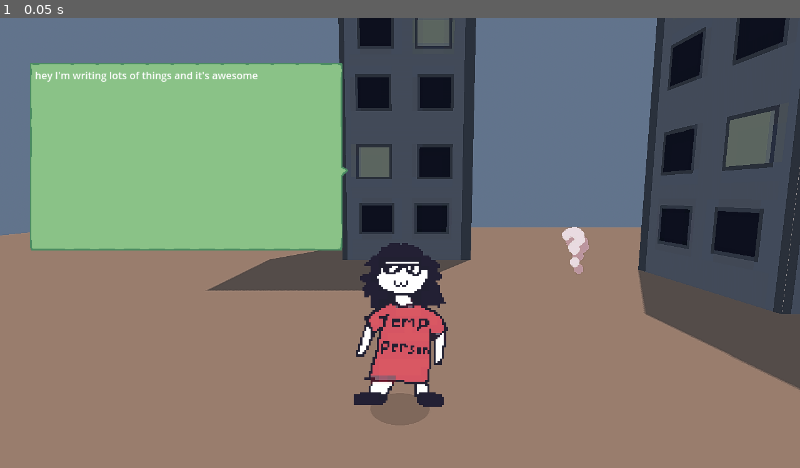
Above: before the commit, frame 1.
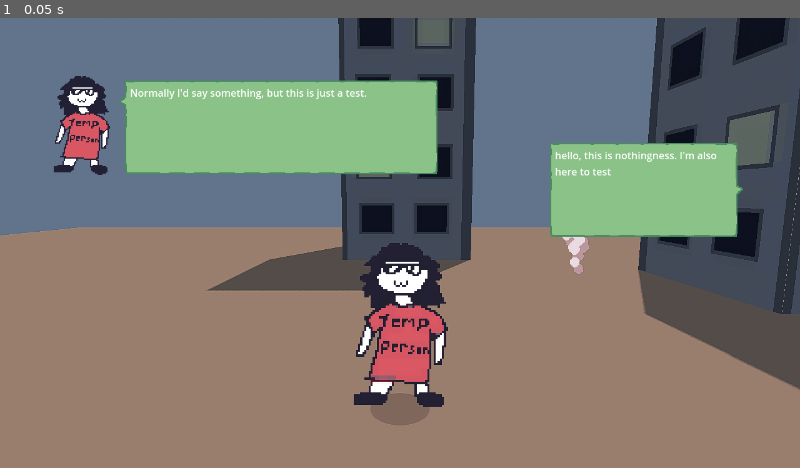
Above: after the commit, the same moment.

Repository: mothnog/RELAXING-LAKESIDE-ROBOTS
Game: Godot game, scene res://scenes/dialogue/textbox_playground.tscn
Two runs of this game, one before a commit and one after it. Both use one fixed random seed, a clock stepped at 60 frames per second and the inputs below. This scene is started directly instead of the project's main scene.
Inputs:
- Up to frame 1 (0.05 s): no input

The runs differ from the first frame. In frame 1, 19% of the frame differs, in the area x 3-93%, y 10-52%.

Commit message:
collectable basics & hiding objects under piles (other stuff too??)

Diff:
--- a/scenes/dialogue/dialogue.tscn
+++ b/autoload/dialogue.tscn
@@ -1,6 +1,6 @@
 [gd_scene load_steps=2 format=3 uid="uid://b5xt1sxtbbsqy"]
 
-[ext_resource type="Script" uid="uid://deoq6q1mqh4ud" path="res://scenes/dialogue/dialogue.gd" id="1_cpw6a"]
+[ext_resource type="Script" uid="uid://deoq6q1mqh4ud" path="res://autoload/dialogue.gd" id="1_cpw6a"]
 
 [node name="Dialogue" type="CanvasLayer"]
 script = ExtResource("1_cpw6a")
--- a/project.godot
+++ b/project.godot
@@ -17,7 +17,7 @@
 
 [autoload]
 
-Dialogue="*res://scenes/dialogue/dialogue.tscn"
+Dialogue="*res://autoload/dialogue.tscn"
 
 [display]
 
--- a/resources/dialogue/test.tres
+++ b/resources/dialogue/test.tres
@@ -1,29 +1,11 @@
-[gd_resource type="Resource" script_class="DialogueRes" load_steps=6 format=3 uid="uid://cb0cwmtar41d3"]
+[gd_resource type="Resource" script_class="DialogueRes" load_steps=5 format=3 uid="uid://cb0cwmtar41d3"]
 
 [ext_resource type="Script" uid="uid://ynudbsppuko4" path="res://scenes/dialogue/dialogue_resource.gd" id="1_twnql"]
 [ext_resource type="Script" uid="uid://cn4fkxsiwgk47" path="res://scenes/dialogue/textbox_resource.gd" id="2_p76qe"]
-[ext_resource type="Texture2D" uid="uid://7eh67uxe1srp" path="res://assets/tmp/temp_person1.png" id="3_p76qe"]
-
-[sub_resource type="Resource" id="Resource_twnql"]
-script = ExtResource("2_p76qe")
-continue_input = false
-text = "Normally I'd say something, but this is just a test."
-rect = Rect2(200, 100, 500, 150)
-portrait = ExtResource("3_p76qe")
-portrait_scale = 2.0
-portrait_offset = Vector2(-70, 75)
-metadata/_custom_type_script = "uid://cn4fkxsiwgk47"
-
-[sub_resource type="Resource" id="Resource_p76qe"]
-script = ExtResource("2_p76qe")
-continue_input = false
-text = "hello, this is nothingness. I'm also here to test"
-rect = Rect2(880, 200, 300, 150)
-portrait_scale = 1.0
-portrait_offset = Vector2(800, 75)
-metadata/_custom_type_script = "uid://cn4fkxsiwgk47"
+[ext_resource type="Resource" uid="uid://d1y6x1mgc2frk" path="res://resources/textbox/test1.tres" id="3_fm5xy"]
+[ext_resource type="Resource" uid="uid://bl8nlaeqjdlkt" path="res://resources/textbox/test2.tres" id="4_y0hiv"]
 
 [resource]
 script = ExtResource("1_twnql")
-textboxes = Array[ExtResource("2_p76qe")]([SubResource("Resource_twnql"), SubResource("Resource_p76qe")])
+textboxes = Array[ExtResource("2_p76qe")]([ExtResource("3_fm5xy"), ExtResource("4_y0hiv")])
 metadata/_custom_type_script = "uid://ynudbsppuko4"
--- /dev/null
+++ b/resources/textbox/test1.tres
@@ -0,0 +1,15 @@
+[gd_resource type="Resource" script_class="TextBoxRes" load_steps=3 format=3 uid="uid://d1y6x1mgc2frk"]
+
+[ext_resource type="Texture2D" uid="uid://7eh67uxe1srp" path="res://assets/tmp/temp_person1.png" id="1_3ayts"]
+[ext_resource type="Script" uid="uid://cn4fkxsiwgk47" path="res://scenes/dialogue/textbox_resource.gd" id="2_bjsmw"]
+
+[resource]
+script = ExtResource("2_bjsmw")
+continue_input = false
+text = "Normally I'd say something, but this is just a test."
+rect = Rect2(200, 100, 500, 150)
+portrait = ExtResource("1_3ayts")
+portrait_scale = 2.0
+portrait_offset = Vector2(-70, 33)
+sprite_offset = Vector2(0, 42)
+metadata/_custom_type_script = "uid://cn4fkxsiwgk47"
--- /dev/null
+++ b/resources/textbox/test2.tres
@@ -0,0 +1,13 @@
+[gd_resource type="Resource" script_class="TextBoxRes" load_steps=2 format=3 uid="uid://bl8nlaeqjdlkt"]
+
+[ext_resource type="Script" uid="uid://cn4fkxsiwgk47" path="res://scenes/dialogue/textbox_resource.gd" id="1_wncnp"]
+
+[resource]
+script = ExtResource("1_wncnp")
+continue_input = false
+text = "hello, this is nothingness. I'm also here to test"
+rect = Rect2(880, 200, 300, 150)
+portrait_scale = 1.0
+portrait_offset = Vector2(800, 75)
+sprite_offset = Vector2(0, 0)
+metadata/_custom_type_script = "uid://cn4fkxsiwgk47"
--- a/resources/textbox/testbox.tres
+++ /dev/null
@@ -1,11 +0,0 @@
-[gd_resource type="Resource" script_class="TextBoxRes" load_steps=2 format=3 uid="uid://cy8h205nyu4yv"]
-
-[ext_resource type="Script" uid="uid://cn4fkxsiwgk47" path="res://scenes/dialogue/textbox_resource.gd" id="1_xcyti"]
-
-[resource]
-script = ExtResource("1_xcyti")
-continue_input = false
-text = "hey I'm writing lots of things and it's awesome"
-rect = Rect2(48, 72, 500, 300)
-portrait_scale = 1.0
-portrait_offset = Vector2(600, 173.585)
--- a/scenes/dialogue/textbox.gd
+++ b/scenes/dialogue/textbox.gd
@@ -15,7 +15,7 @@
 
 @export_group("Editor")
 @export var in_playground: bool = false
-@export var edit_position_in_editor: bool = true
+@export var edit_position_in_editor: bool = false
 
 func _ready():
 	if res != null:
@@ -40,6 +40,7 @@
 		portrait_sprite.texture = res.portrait
 		portrait_sprite.scale = Vector2.ONE * res.portrait_scale
 		arrow_target.position = res.portrait_offset
+		portrait_sprite.position = res.sprite_offset
 
 
 func update_curve() -> void:
--- a/scenes/dialogue/textbox.tscn
+++ b/scenes/dialogue/textbox.tscn
@@ -22,6 +22,7 @@
 axis_stretch_horizontal = 1
 script = ExtResource("2_2xyhr")
 in_playground = null
+edit_position_in_editor = null
 
 [node name="MarginContainer" type="MarginContainer" parent="."]
 layout_mode = 1
--- a/scenes/dialogue/textbox_playground.tscn
+++ b/scenes/dialogue/textbox_playground.tscn
@@ -1,9 +1,10 @@
-[gd_scene load_steps=5 format=3 uid="uid://fi6b40t2inpd"]
+[gd_scene load_steps=6 format=3 uid="uid://fi6b40t2inpd"]
 
 [ext_resource type="PackedScene" uid="uid://fmsvur4h1s4r" path="res://scenes/dialogue/textbox.tscn" id="1_1lmg1"]
 [ext_resource type="Script" uid="uid://ttlme6xxcd62" path="res://scenes/dialogue/textbox_playground.gd" id="1_nbhh0"]
-[ext_resource type="Resource" uid="uid://cy8h205nyu4yv" path="res://resources/textbox/testbox.tres" id="2_1lmg1"]
 [ext_resource type="Texture2D" uid="uid://crp00752o4jxw" path="res://screenshot.png" id="2_52b3k"]
+[ext_resource type="Resource" uid="uid://d1y6x1mgc2frk" path="res://resources/textbox/test1.tres" id="4_bnntd"]
+[ext_resource type="Resource" uid="uid://bl8nlaeqjdlkt" path="res://resources/textbox/test2.tres" id="5_m1k1c"]
 
 [node name="TextboxPlayground" type="CanvasLayer"]
 script = ExtResource("1_nbhh0")
@@ -17,12 +18,22 @@
 texture = ExtResource("2_52b3k")
 metadata/_edit_lock_ = true
 
-[node name="testbox" parent="." instance=ExtResource("1_1lmg1")]
-offset_left = 48.0
-offset_top = 72.0
-offset_right = 548.0
-offset_bottom = 372.0
-res = ExtResource("2_1lmg1")
+[node name="test1" parent="." instance=ExtResource("1_1lmg1")]
+offset_left = 200.0
+offset_top = 100.0
+offset_right = 700.0
+offset_bottom = 250.0
+res = ExtResource("4_bnntd")
 in_playground = true
+edit_position_in_editor = false
+
+[node name="test2" parent="." instance=ExtResource("1_1lmg1")]
+offset_left = 880.0
+offset_top = 200.0
+offset_right = 1180.0
+offset_bottom = 350.0
+res = ExtResource("5_m1k1c")
+in_playground = true
+edit_position_in_editor = false
 
 [connection signal="child_entered_tree" from="." to="." method="_on_child_entered_tree"]
--- a/scenes/dialogue/textbox_resource.gd
+++ b/scenes/dialogue/textbox_resource.gd
@@ -10,3 +10,4 @@
 @export var portrait: Texture2D
 @export_range(0, 2, 0.1) var portrait_scale: float = 1
 @export var portrait_offset: Vector2
+@export var sprite_offset: Vector2
--- /dev/null
+++ b/scenes/interactable/collectable.gd
@@ -0,0 +1,34 @@
+extends Interactable
+class_name Collectable
+
+
+@onready var sprite = $Sprite3D
+#@onready var collision = $CollisionShape3D
+
+
+@export var texture: Texture2D
+@export var sprite_scale: float = 1
+
+
+
+func _ready():
+	super()
+
+	if texture != null: sprite.texture = texture
+	sprite.scale = Vector3.ONE * sprite_scale
+
+
+
+#func _player_entered() -> void:
+	#pass
+#
+#
+#func _player_exited() -> void:
+	#pass
+
+
+func _interaction() -> void:
+
+	# add to level completion
+
+	queue_free()
--- /dev/null
+++ b/scenes/interactable/collectable.tscn
@@ -0,0 +1,20 @@
+[gd_scene load_steps=3 format=3 uid="uid://csuuoikcehw7c"]
+
+[ext_resource type="Script" uid="uid://cd05qm4h3p8a5" path="res://scenes/interactable/collectable.gd" id="1_j8isq"]
+
+[sub_resource type="SphereShape3D" id="SphereShape3D_j8isq"]
+radius = 0.25
+
+[node name="Collectable" type="Area3D"]
+script = ExtResource("1_j8isq")
+
+[node name="Sprite3D" type="Sprite3D" parent="."]
+
+[node name="CollisionShape3D" type="CollisionShape3D" parent="."]
+transform = Transform3D(1, 0, 0, 0, 1, 0, 0, 0, 1, 0, 0.234916, 0)
+shape = SubResource("SphereShape3D_j8isq")
+
+[node name="CSGCylinder3D" type="CSGCylinder3D" parent="."]
+transform = Transform3D(1, 0, 0, 0, 1, 0, 0, 0, 1, 0, 0.205711, 0)
+radius = 0.153
+height = 0.097
--- a/scenes/interactable/garbage_pile.gd
+++ b/scenes/interactable/garbage_pile.gd
@@ -4,17 +4,19 @@
 
 @onready var sprite_types_parent = $SpriteTypes
 @onready var sprites_parent = $Sprites
-@onready var collision = $CollisionShape3D
+#@onready var collision = $CollisionShape3D
 @onready var shadow = $Shadow
 
+@export var hiding: Interactable = null
 
+@export_category("Pile")
 @export var seed: int = 0
-
 @export var radius: float = 1
 @export var depth: float = 0
 @export var depth_modulate: Color = Color.WHITE
 @export var depth_unmodulated: float = 0.5
 @export var sprites: int = 5
+@export var scatter_sprites: int = 5
 
 
 var rng = RandomNumberGenerator.new()
@@ -22,16 +24,24 @@
 # PHYSICS VARIABLES
 var vel_y: float = 0
 const GRAVITY_STRENGTH: float = 10
-const SCATTER_STRENGTH: float = 0.08
+const SCATTER_STRENGTH: float = 0.07
 var sprite_directions: Array[Vector3]
 const LIFETIME: float = 2
-@export var scatter_sprites: int = 5
+
+var hiding_collision_grace_period: float = 0.33
 
 
 func _ready():
 	super()
 	rng.seed = seed
 	collision.shape.radius = radius
+
+	# prepare the object hidden under the pile
+	if hiding != null:
+		hiding.position = position
+		hiding.disabled = true
+		hiding.hide()
+
 
 	create_pile()
 
@@ -85,7 +95,7 @@
 # PHYSICS
 func _physics_process(delta):
 	# Scattering after interacting
-	if interacted == true:
+	if player_has_interacted == true:
 
 		vel_y -= GRAVITY_STRENGTH * delta
 
@@ -104,5 +114,15 @@
 
 	shadow.hide()
 
-	await get_tree().create_timer(LIFETIME).timeout
+
+	# unhide hiding object
+	if hiding != null:
+		hiding.show()
+		await get_tree().create_timer(hiding_collision_grace_period).timeout
+		hiding.disabled = false
+	else:
+		hiding_collision_grace_period = 0
+
+
+	await get_tree().create_timer(LIFETIME - hiding_collision_grace_period).timeout
 	queue_free()
--- a/scenes/interactable/garbage_pile.tscn
+++ b/scenes/interactable/garbage_pile.tscn
@@ -15,6 +15,7 @@
 depth_unmodulated = 0.0
 sprites = 20
 scatter_sprites = 10
+one_shot = true
 
 [node name="CollisionShape3D" type="CollisionShape3D" parent="."]
 shape = SubResource("SphereShape3D_hcpl8")
--- a/scenes/interactable/interactable.gd
+++ b/scenes/interactable/interactable.gd
@@ -1,10 +1,15 @@
 extends Area3D
 class_name Interactable
 
+
+@onready var collision: CollisionShape3D = get_node_or_null("CollisionShape3D")
+
 @export var require_input: bool = false
+@export var one_shot: bool = false
+@export var disabled: bool = false
 
 var player_colliding: bool = false
-var interacted: bool = false
+var player_has_interacted: bool = false
 
 signal player_interacting
 
@@ -21,13 +26,17 @@
 
 
 func _process(delta):
+	if disabled: player_colliding = false
+	if collision != null: collision.set_deferred("disabled", disabled)
+
+
 	if require_input and player_colliding and Input.is_action_just_pressed("interact"):
 		_on_interaction(null)
 
 
 func _on_interaction(body) -> void:
-	if body is Player or body == null:
-		interacted = true
+	if ! disabled and (body is Player or body == null) and ! (one_shot and player_has_interacted):
+		player_has_interacted = true
 		player_interacting.emit()
 		_interaction()
 
@@ -40,6 +49,7 @@
 func _on_body_entered(body) -> void:
 	if body is Player:
 		player = body
+		_player_entered()
 		player_colliding = true
 
 
@@ -49,6 +59,11 @@
 		player_colliding = false
 
 
+func _player_entered() -> void:
+	# overwritten
+	pass
+
+
 func _player_exited() -> void:
 	# overwritten
 	pass
--- a/scenes/world.tscn
+++ b/scenes/world.tscn
@@ -6,6 +6,7 @@
 [ext_resource type="PackedScene" uid="uid://dlwuufevvxlfw" path="res://scenes/interactable/interact_question.tscn" id="3_4wyf3"]
 [ext_resource type="PackedScene" uid="uid://bd75fyaa41cwg" path="res://scenes/interactable/garbage_pile.tscn" id="4_k0juu"]
 [ext_resource type="Resource" uid="uid://cb0cwmtar41d3" path="res://resources/dialogue/test.tres" id="5_qfnet"]
+[ext_resource type="PackedScene" uid="uid://csuuoikcehw7c" path="res://scenes/interactable/collectable.tscn" id="7_i7141"]
 
 [sub_resource type="StandardMaterial3D" id="StandardMaterial3D_nnsk1"]
 shading_mode = 2
@@ -183,5 +184,9 @@
 transform = Transform3D(1, 0, 0, 0, 1, 0, 0, 0, 1, 2.05591, 0, -2.42764)
 dialogue = ExtResource("5_qfnet")
 
-[node name="GarbagePile" parent="." instance=ExtResource("4_k0juu")]
+[node name="GarbagePile" parent="." node_paths=PackedStringArray("hiding") instance=ExtResource("4_k0juu")]
 transform = Transform3D(1, 0, 0, 0, 1, 0, 0, 0, 1, -3.45843, 0, 0)
+hiding = NodePath("../Collectable")
+
+[node name="Collectable" parent="." instance=ExtResource("7_i7141")]
+transform = Transform3D(1, 0, 0, 0, 1, 0, 0, 0, 1, -3.39066, 0, 0)
Renamed: scenes/dialogue/dialogue.gd -> autoload/dialogue.gd
Renamed: scenes/dialogue/dialogue.gd.uid -> autoload/dialogue.gd.uid
Not shown, added: scenes/interactable/collectable.gd.uid
Not shown: 1 places in scenes/world.tscn that only renumber resources
